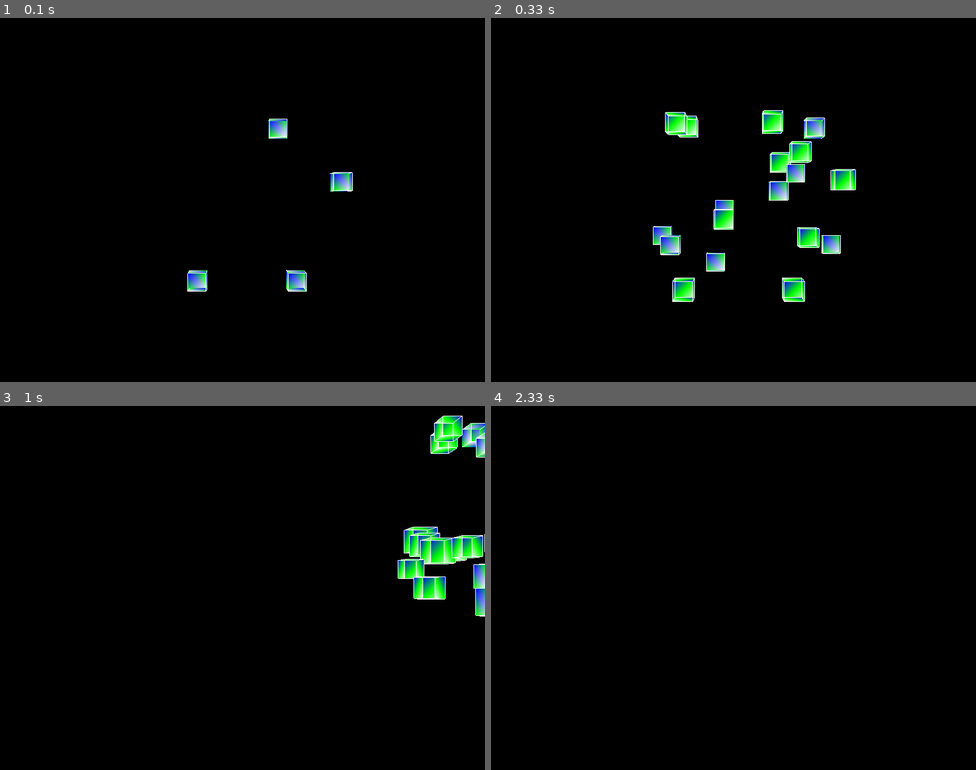
Above: before the commit, frames 1-4 (two rows, left to right).
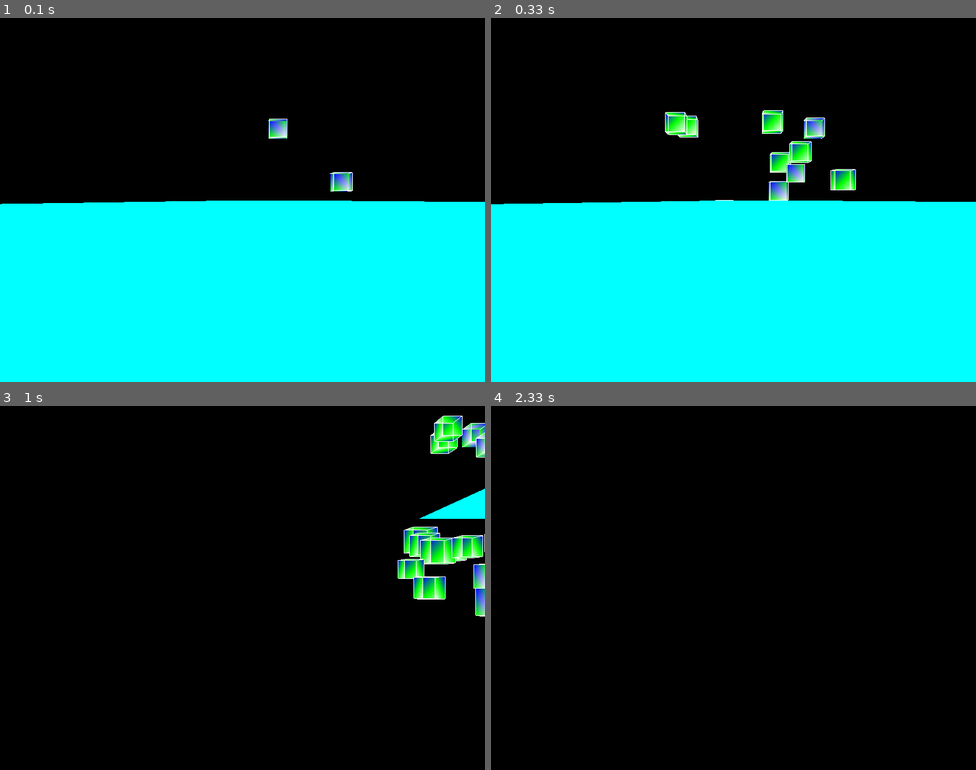
Above: after the commit, the same moments.

Repository: mocheng/pygame_demo
Game: pygame game, started from cube.py
The game is run twice, just before and just after one commit, with the same random seed, the same clock (stepped at 60 frames per second) and the same inputs.
Inputs:
- Up to frame 1 (0.1 s): no input
- Up to frame 2 (0.33 s): no input
- Up to frame 3 (1 s): hold Right 0.33-0.8 s; hold Up from 0.83 s (still down)
- Up to frame 4 (2.33 s): release Up at 1.3 s; hold Right 1.33-1.8 s; hold Left from 1.83 s (still down)

The runs differ from the first frame. In frame 1, 50% of the frame differs, in the area x 0-100%, y 50-100%; in frame 2, 50%; in frame 3, 0.6%; in frame 4, nothing differs.

Commit message:
add ground

Diff:
--- a/cube.py
+++ b/cube.py
@@ -64,6 +64,26 @@
     new_vertices = tuple((v[0] + x_value_change, v[1] + y_value_change, v[2] + z_value_change) for v in vertices)
 
     return new_vertices
+
+ground_surfaces = (0,1,2,3)
+
+ground_vertices = (
+    (-10,-0.1,50),
+    (10,-0.1,50),
+    (-10,-0.1,-300),
+    (10,-0.1,-300),
+)
+
+def draw_ground():
+    glBegin(GL_QUADS)
+
+    x = 0
+    for v in ground_vertices:
+        x += 1
+        glColor3fv((0, 1, 1))
+        glVertex3fv(v)
+
+    glEnd()
 
 def draw_cube(vertices):
     glBegin(GL_QUADS)
@@ -153,6 +173,9 @@
         for cube_vertices in all_cubes:
             draw_cube(cube_vertices)
 
+        # this must be last to draw
+        draw_ground()
+
         pygame.display.flip()
         #pygame.display.update() # update doesn't work for OpenGL:w
 
